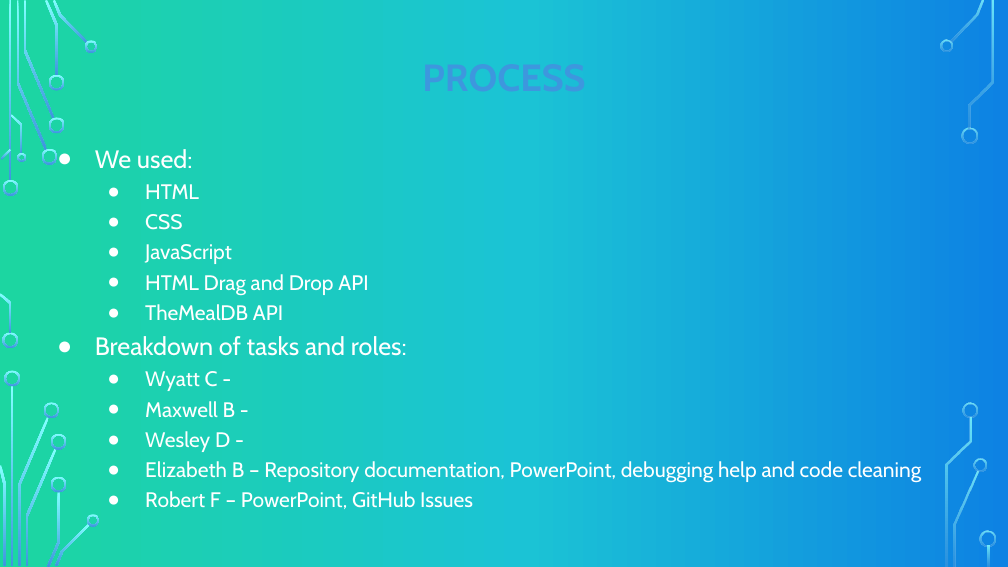
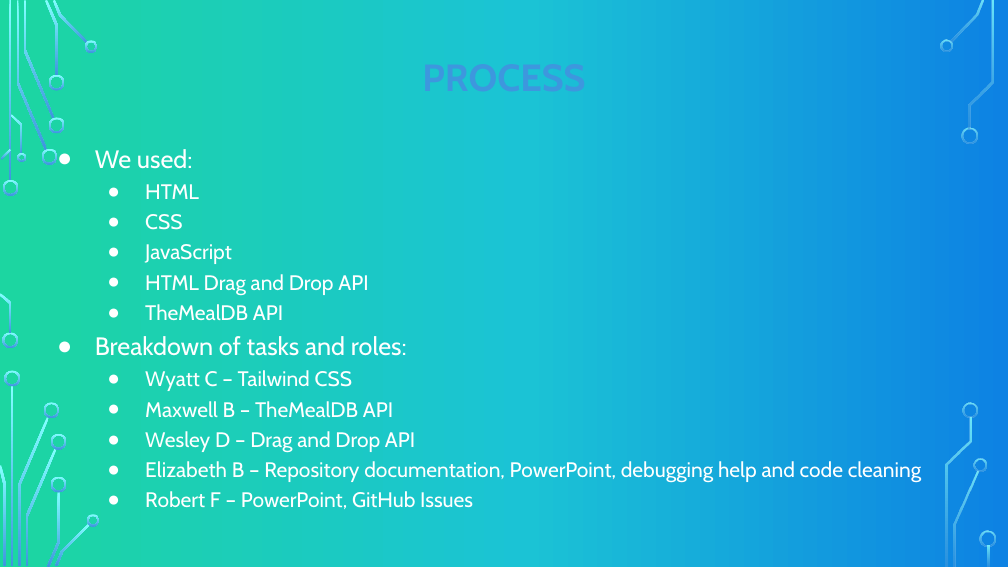
Before and after one commit to dubosews/Meal_Crafter, a slide deck: slide 4 of Meal Crafter.pptx. Drawn at 1008x567 pixels with LibreOffice and Linux fonts; fonts in the diff are those of the drawing; background and template pictures are left out. Boxes give left, top, right and bottom in pixels: in the first picture for what was removed or moved away, otherwise in the second. Text is boxed around its words. In the diff, an @@ line names an element or a change of style, - is before the commit and + after.

Commit message:
add final PowerPoint

```diff
--- a/Meal Crafter.pptx
+++ b/Meal Crafter.pptx
@@ text at [145,370,415,453]: text changed @@
-  ● Wyatt C -
-  ● Maxwell B -
-  ● Wesley D -
+  ● Wyatt C – Tailwind CSS
+  ● Maxwell B – TheMealDB API
+  ● Wesley D – Drag and Drop API
```
